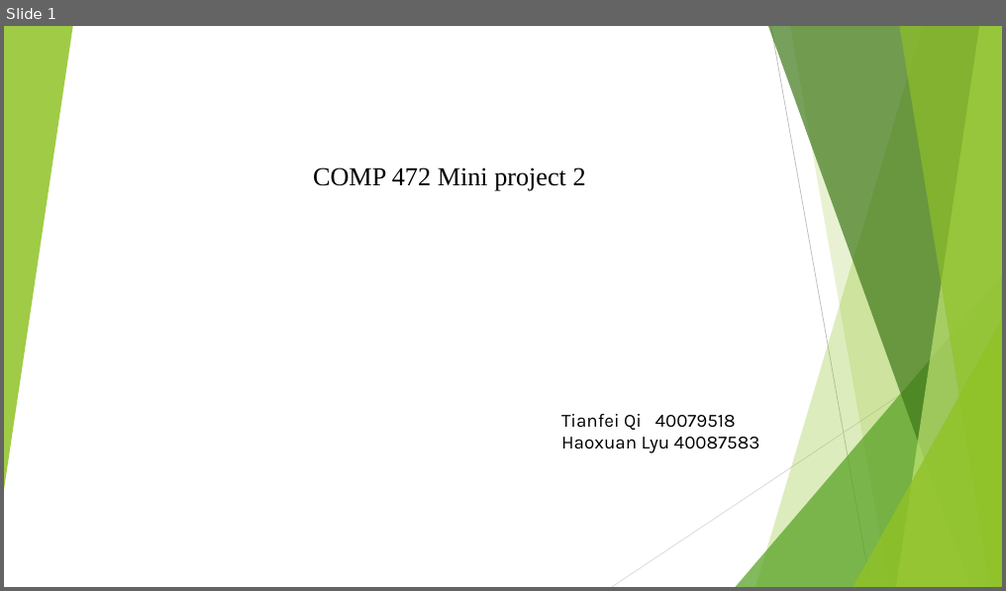
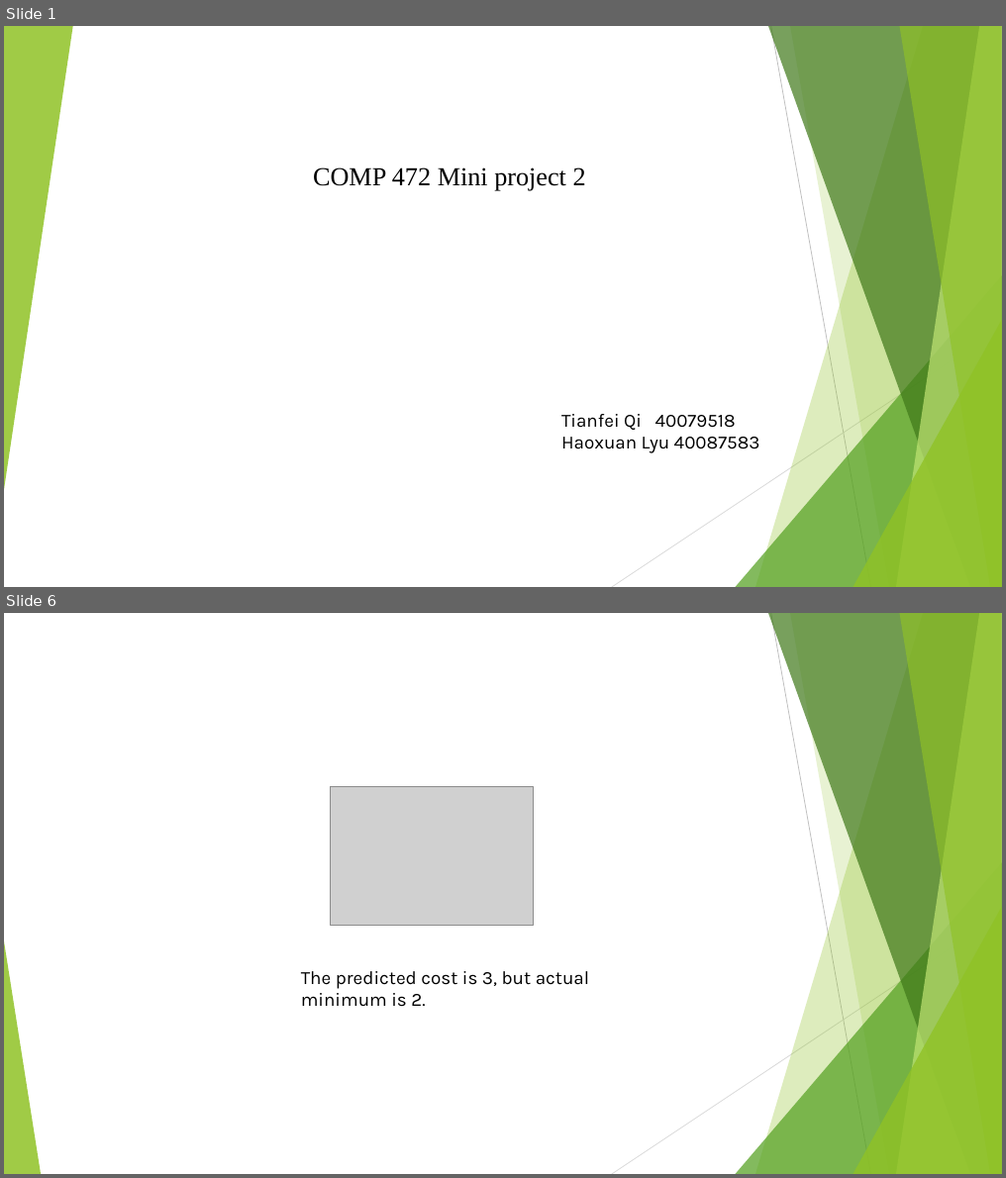
Before and after one commit to LittleNightmare/Mini-project2-for-COMP472, a slide deck: Analysis_sildes.pptx. Shown one above the other, each under a label of ours: slide 1 before the commit, slides 1 and 6 after it; the slides between them are not shown. The pictures are 1006x591 and 1006x1178 pixels, drawn with LibreOffice and Linux fonts; fonts in the diff are those of the drawing; grey boxes stand for pictures. Boxes give left, top, right and bottom in pixels: in the first picture for what was removed or moved away, otherwise in the second. Text is boxed around its words. In the diff, an @@ line names an element or a change of style, - is before the commit and + after.

```diff
--- a/Analysis_sildes.pptx
+++ b/Analysis_sildes.pptx
@@ slide 6 added at [4, 613, 1002, 1174], background #FFFFFF; not listed: 9 template elements that a slide beside it also shows @@
@@ picture added at [331, 786, 534, 925] @@
@@ triangle added at [4, 942, 41, 1174], fill #90C226 at 85% opacity @@
@@ text added at [301, 971, 589, 1007], 18 pt, text #000000 @@
+The predicted cost is 3, but actual minimum is 2.
```
Also in this commit, not shown: 6 slides changed.
